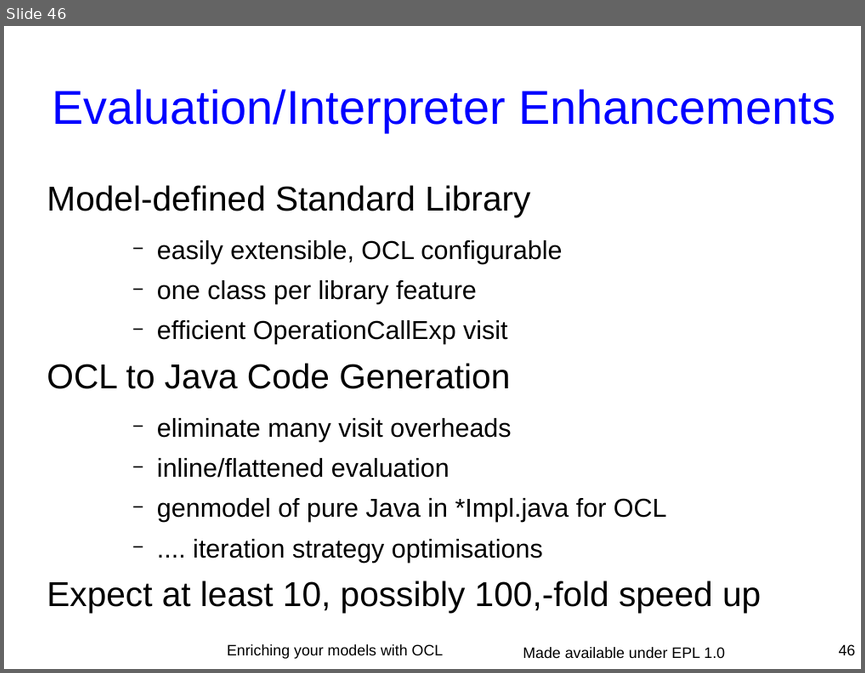
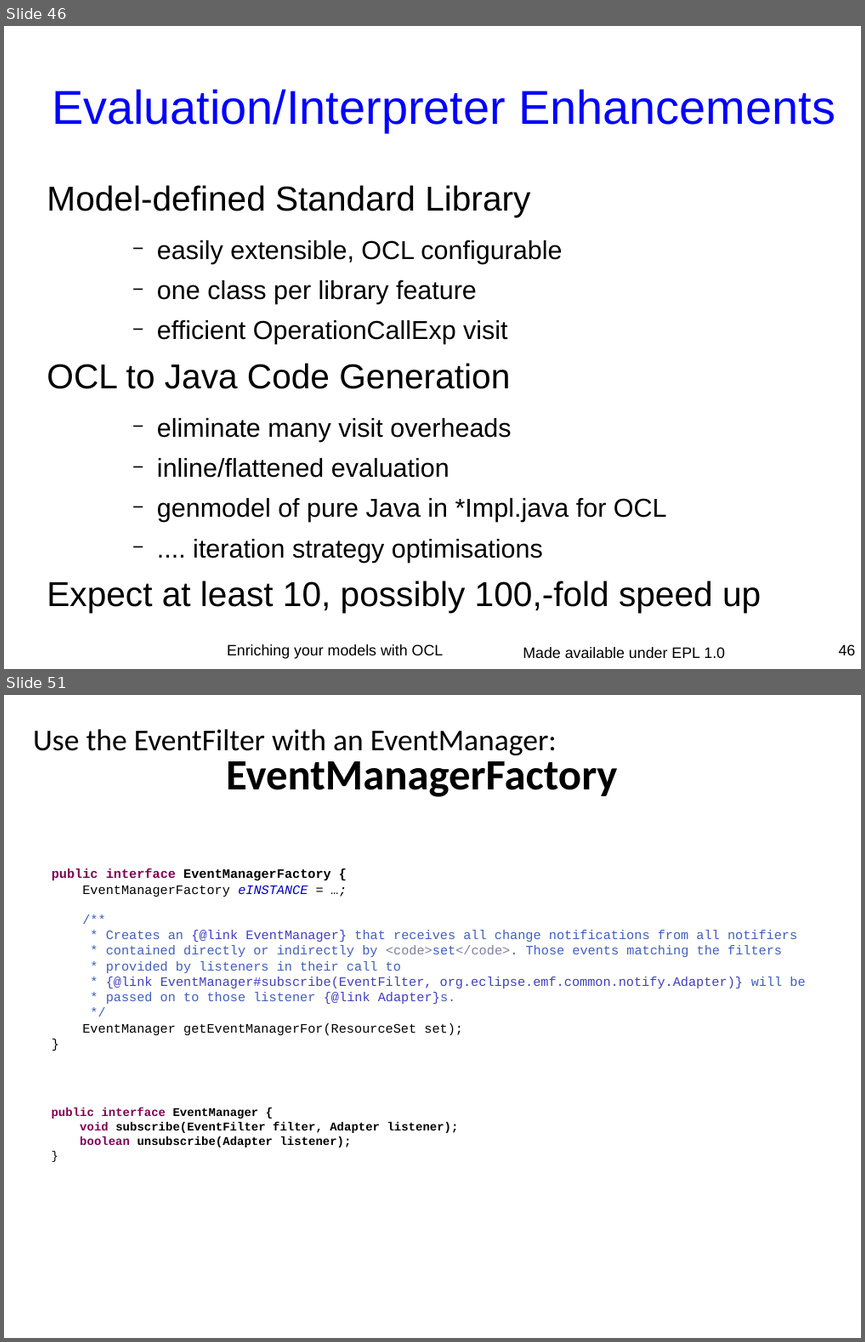
Before and after one commit to eclipse-ocl/ocl-website, a slide deck: ocl/docs/publications/ESE2010LongTalk/EnrichingWithOCL.odp. Shown one above the other, each under a label of ours: slide 46 before the commit, slides 46 and 51 after it; the slides between them are not shown. The pictures are 865x673 and 865x1342 pixels, drawn with LibreOffice and Linux fonts; fonts in the diff are those of the drawing. Boxes give left, top, right and bottom in pixels: in the first picture for what was removed or moved away, otherwise in the second. Text is boxed around its words. In the diff, an @@ line names an element or a change of style, - is before the commit and + after.

```diff
--- a/ocl/docs/publications/ESE2010LongTalk/EnrichingWithOCL.odp
+++ b/ocl/docs/publications/ESE2010LongTalk/EnrichingWithOCL.odp
@@ slide 51 added at (x1=4, y1=695, x2=861, y2=1338), background #FFFFFF @@
@@ text added at (x1=33, y1=729, x2=617, y2=797), 28 pt, text #000000 @@
+Use the EventFilter with an EventManager:
+EventManagerFactory
@@ text added at (x1=52, y1=868, x2=805, y2=1035), 12 pt, text #3F5FBF @@
+public interface EventManagerFactory {
+EventManagerFactory eINSTANCE = …;
+/**
+* Creates an {@link EventManager} that receives all change notifications from all notifiers
+* contained directly or indirectly by <code>set</code>. Those events matching the filters
+* provided by listeners in their call to
+* {@link EventManager#subscribe(EventFilter, org.eclipse.emf.common.notify.Adapter)} will be
+* passed on to those listener {@link Adapter}s.
+*/
+EventManager getEventManagerFor(ResourceSet set);
+}
@@ text added at (x1=52, y1=1107, x2=459, y2=1147), 11 pt, text #000000, bold @@
+public interface EventManager {
+void subscribe(EventFilter filter, Adapter listener);
+boolean unsubscribe(Adapter listener);
+}
```
Also in this commit, not shown: 12 other slides added, 1 slide removed.
